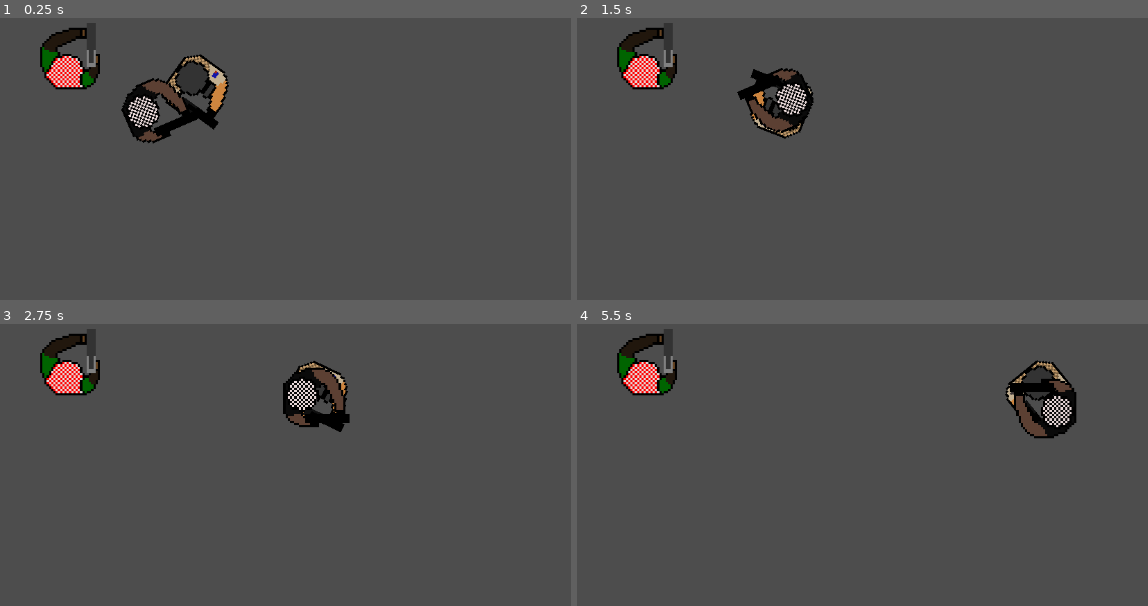
Above: before the commit, frames 1-4 (two rows, left to right).
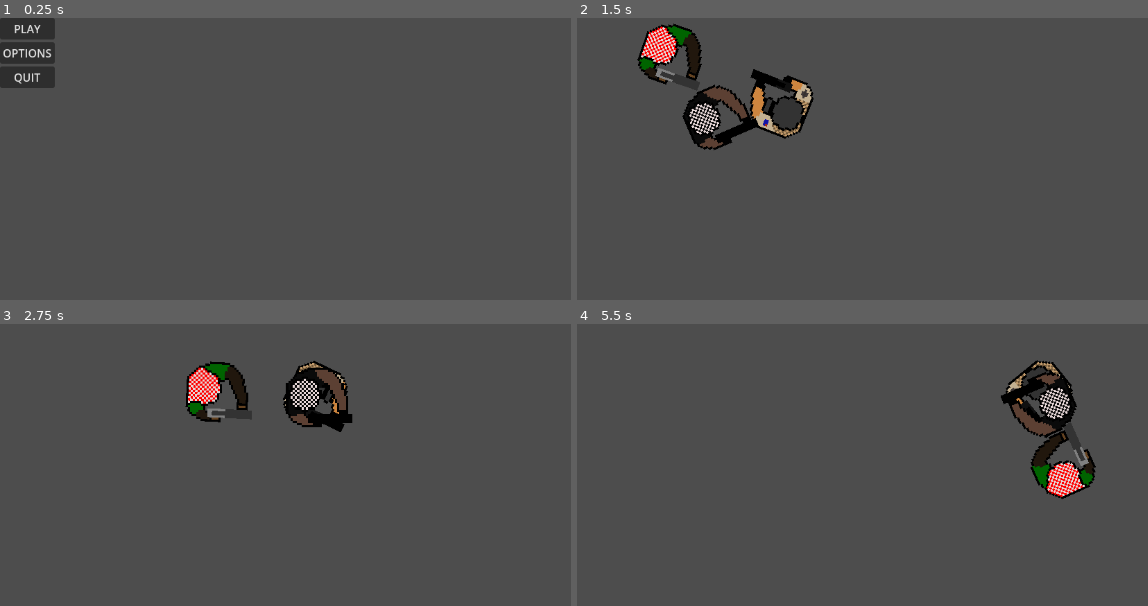
Above: after the commit, the same moments.

Repository: MagmaticPage255/Top-Down-Shooter
Game: Godot game, scene res://Scenes/menu.tscn
Same seed, same stepped clock (60 frames per second), same inputs: the game is played once before the commit and once after it. Before the commit the project starts from res://Scenes/world.tscn.
Inputs (mouse positions are in pixels of both pictures, inside the frame that each line leads up to):
- Up to frame 1 (0.25 s): no input
- Up to frame 2 (1.5 s): click (605, 51) at 0.5 s, where only the run after the commit has a clickable "OPTIONS"; click (605, 29) at 1.25 s, where only the run after the commit has a clickable "PLAY"
- Up to frame 3 (2.75 s): move the mouse to (outside the picture) at 2.02 s; hold D (right) from 2.03 s (still down); click (outside the picture) at 2.1 s
- Up to frame 4 (5.5 s): move the mouse to (816, 572) at 2.77 s; release D (right) at 2.78 s; hold S (down) 2.78-3.53 s; click (816, 572) at 2.85 s; move the mouse to (1056, 450) at 3.52 s; hold D (right) 3.53-4.28 s; click (1056, 450) at 3.6 s; move the mouse to (outside the picture) at 4.27 s; hold W (up) 4.28-5.03 s; click (outside the picture) at 4.35 s; move the mouse to (outside the picture) at 5.02 s; hold A (left) from 5.03 s (still down); click (outside the picture) at 5.1 s

The runs differ from the first frame. In frame 1, 6.6% of the frame differs, in the area x 0-41%, y 0-45%; in frame 2, 5.7%; in frame 3, 4.1%; in frame 4, 4.5%.
Error before the commit: Parse Error: Expected indented block after function declaration. (res://Enemy#1.gd:25)

Commit message:
MAIN MENU SIGMA
SIGMA LIGMA DIGMA

Diff:
--- a/Enemy#1.gd
+++ b/Enemy#1.gd
@@ -23,3 +23,4 @@
 		player.kill()
 
 func enemy_die():
+	pass
--- /dev/null
+++ b/Menu.gd
@@ -0,0 +1,17 @@
+extends Control
+
+
+
+func _on_play_pressed():
+	get_tree().change_scene_to_file("res://Scenes/world.tscn")
+
+
+
+func _on_options_pressed():
+	pass # Replace with function body.
+
+
+
+
+func _on_quit_pressed():
+	get_tree().quit()
--- a/Scenes/enemy#1.tscn
+++ b/Scenes/enemy#1.tscn
@@ -26,10 +26,6 @@
 collision_layer = 2
 collision_mask = 2
 script = ExtResource("1_ljnpq")
-SPEED = null
-ACCELERATION = null
-FRICTION = null
-health = null
 
 [node name="AnimatedSprite2D" type="AnimatedSprite2D" parent="."]
 scale = Vector2(0.1, 0.1)
--- /dev/null
+++ b/Scenes/menu.tscn
@@ -0,0 +1,36 @@
+[gd_scene load_steps=2 format=3 uid="uid://b6p1in1mo5ukm"]
+
+[ext_resource type="Script" path="res://Menu.gd" id="1_m32gq"]
+
+[node name="Menu" type="Control"]
+layout_mode = 3
+anchors_preset = 15
+anchor_right = 1.0
+anchor_bottom = 1.0
+grow_horizontal = 2
+grow_vertical = 2
+script = ExtResource("1_m32gq")
+
+[node name="MarginContainer" type="MarginContainer" parent="."]
+layout_mode = 0
+offset_right = 40.0
+offset_bottom = 40.0
+
+[node name="VBoxContainer" type="VBoxContainer" parent="MarginContainer"]
+layout_mode = 2
+
+[node name="Play" type="Button" parent="MarginContainer/VBoxContainer"]
+layout_mode = 2
+text = "PLAY"
+
+[node name="Options" type="Button" parent="MarginContainer/VBoxContainer"]
+layout_mode = 2
+text = "OPTIONS"
+
+[node name="Quit" type="Button" parent="MarginContainer/VBoxContainer"]
+layout_mode = 2
+text = "QUIT"
+
+[connection signal="pressed" from="MarginContainer/VBoxContainer/Play" to="." method="_on_play_pressed"]
+[connection signal="pressed" from="MarginContainer/VBoxContainer/Options" to="." method="_on_options_pressed"]
+[connection signal="pressed" from="MarginContainer/VBoxContainer/Quit" to="." method="_on_quit_pressed"]
--- a/Scenes/player.gd
+++ b/Scenes/player.gd
@@ -5,6 +5,8 @@
 @export var SPEED = 300.0
 @export var ACCELERATION = 20.0
 @export var FRICTION = 10.0
+
+var player_health = 10
 
 
 
--- a/Scenes/world.tscn
+++ b/Scenes/world.tscn
@@ -11,10 +11,6 @@
 
 [node name="Enemy#1" parent="." instance=ExtResource("2_t6lmt")]
 position = Vector2(109, 52)
-SPEED = null
-ACCELERATION = null
-FRICTION = null
-health = null
 
 [node name="enemy#2" parent="." instance=ExtResource("3_yk0ga")]
 position = Vector2(164, 167)
--- a/project.godot
+++ b/project.godot
@@ -11,7 +11,7 @@
 [application]
 
 config/name="Top-down-shooter"
-run/main_scene="res://Scenes/world.tscn"
+run/main_scene="res://Scenes/menu.tscn"
 config/features=PackedStringArray("4.2", "GL Compatibility")
 config/icon="res://icon.svg"
 
